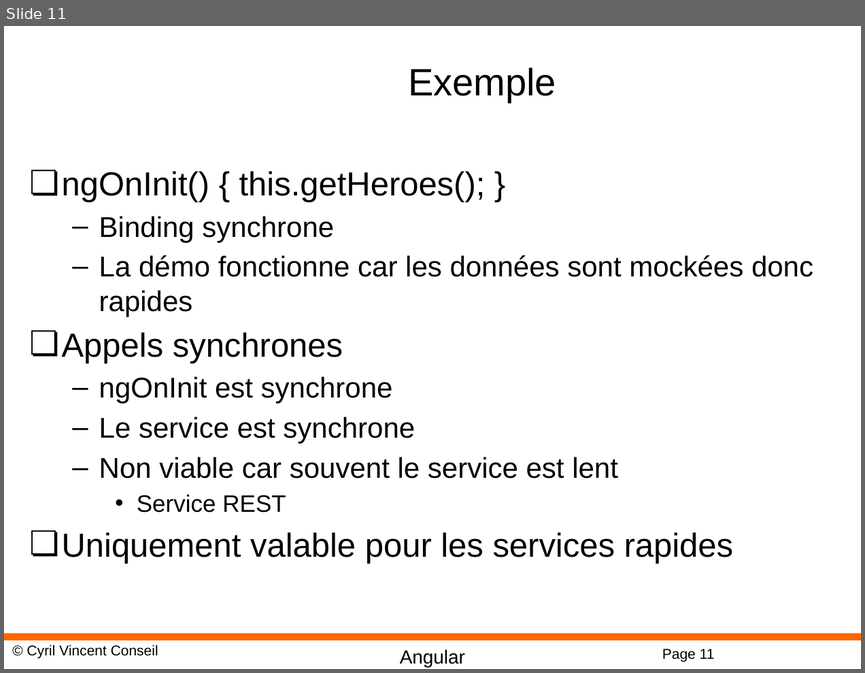
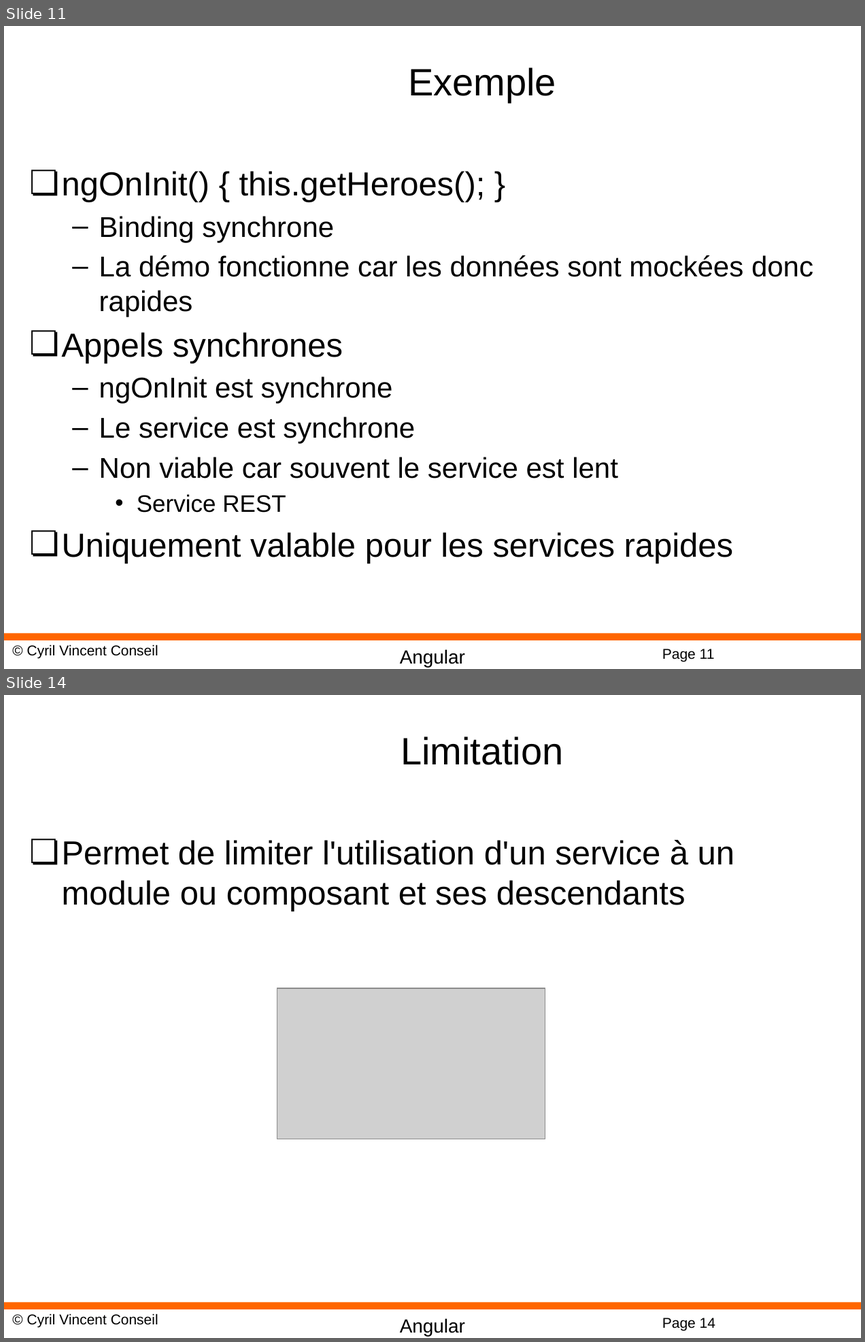
Before and after one commit to cyrilvincent/angular, a slide deck: PPT/Angular13-Services.pptx. Shown one above the other, each under a label of ours: slide 11 before the commit, slides 11 and 14 after it; the slides between them are not shown. The pictures are 865x673 and 865x1342 pixels, drawn with LibreOffice and Linux fonts; fonts in the diff are those of the drawing; grey boxes stand for pictures; background and template pictures are left out. Boxes give left, top, right and bottom in pixels: in the first picture for what was removed or moved away, otherwise in the second. Text is boxed around its words. In the diff, an @@ line names an element or a change of style, - is before the commit and + after.

```diff
--- a/PPT/Angular13-Services.pptx
+++ b/PPT/Angular13-Services.pptx
@@ slide 14 added at <box>4,695,861,1338</box>, background #FFFFFF; not listed: 4 template elements that a slide beside it also shows @@
@@ title added at <box>400,736,564,765</box>, 32 pt, text #000000 @@
+Limitation
@@ text added at <box>62,840,734,911</box>, 28 pt, text #000000 @@
+❏ Permet de limiter l'utilisation d'un service à un module ou composant et ses descendants
@@ picture added at <box>277,988,545,1139</box> @@
```
Also in this commit, not shown: 2 other slides added, 3 other files.
